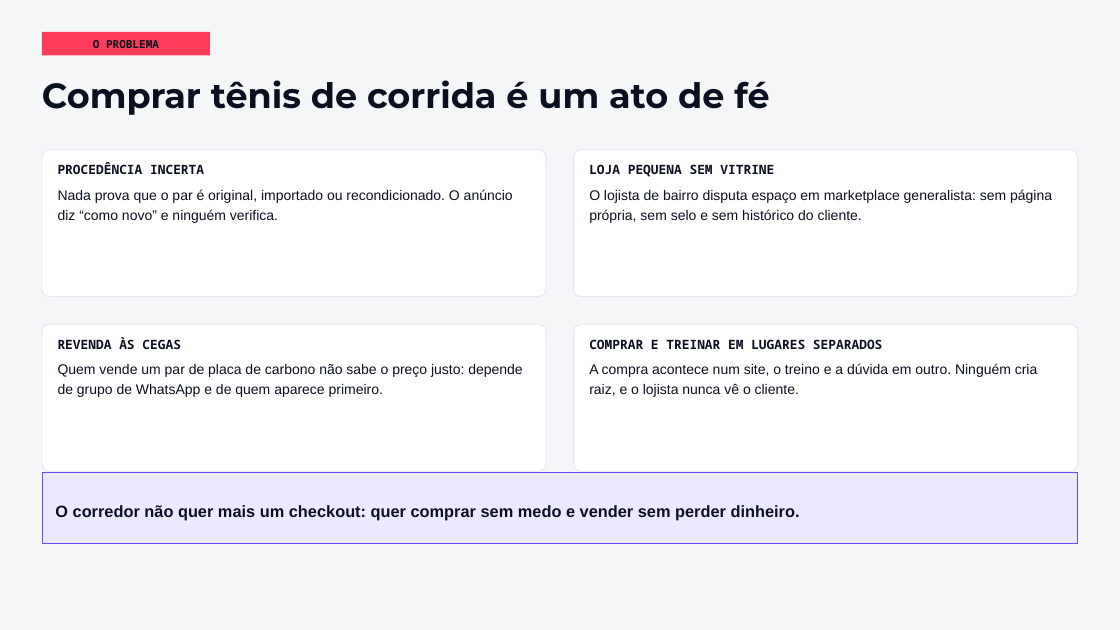
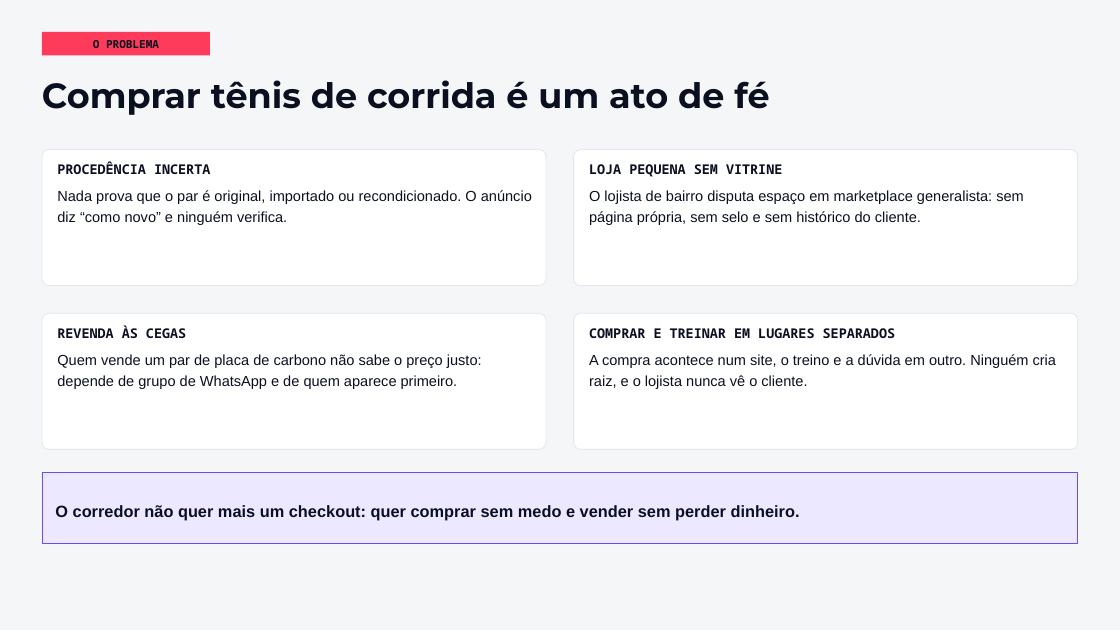
Before and after one commit to FeufeuP/-CoreMotion, a slide deck: slide 2 of docs/etapa-5/pessoa-4/apresentacao/CoreMotion-Pitch-animado.pptx. Drawn at 1120x630 pixels with LibreOffice and Linux fonts; fonts in the diff are those of the drawing. Boxes give left, top, right and bottom in pixels: in the first picture for what was removed or moved away, otherwise in the second. Text is boxed around its words. In the diff, an @@ line names an element or a change of style, - is before the commit and + after.

```diff
--- a/docs/etapa-5/pessoa-4/apresentacao/CoreMotion-Pitch-animado.pptx
+++ b/docs/etapa-5/pessoa-4/apresentacao/CoreMotion-Pitch-animado.pptx
@@ rounded rectangle "PROCEDÊNCIA INCERTA": place and size @@
-rounded rectangle "PROCEDÊNCIA INCERTA" at [42, 150, 546, 297]
+rounded rectangle "PROCEDÊNCIA INCERTA" at [42, 150, 546, 286]
@@ rounded rectangle "PROCEDÊNCIA INCERTA" at [42, 150, 546, 286]: size 11 to 11.5 pt in "PROCEDÊNCIA INCERTA"; size 12 to 12.5 pt in "Nada prova que o par é original, ..." @@
@@ rounded rectangle "LOJA PEQUENA SEM VITRINE": place and size @@
-rounded rectangle "LOJA PEQUENA SEM VITRINE" at [574, 150, 1078, 297]
+rounded rectangle "LOJA PEQUENA SEM VITRINE" at [574, 150, 1078, 286]
@@ rounded rectangle "LOJA PEQUENA SEM VITRINE" at [574, 150, 1078, 286]: size 11 to 11.5 pt in "LOJA PEQUENA SEM VITRINE"; size 12 to 12.5 pt in "O lojista de bairro disputa espaço em ..." @@
@@ rounded rectangle "REVENDA ÀS CEGAS": place and size @@
-rounded rectangle "REVENDA ÀS CEGAS" at [42, 324, 546, 471]
+rounded rectangle "REVENDA ÀS CEGAS" at [42, 313, 546, 450]
@@ rounded rectangle "REVENDA ÀS CEGAS" at [42, 313, 546, 450]: size 11 to 11.5 pt in "REVENDA ÀS CEGAS"; size 12 to 12.5 pt in "Quem vende um par de placa de ..." @@
@@ rounded rectangle "COMPRAR E TREINAR EM LUGARES ...": place and size @@
-rounded rectangle "COMPRAR E TREINAR EM LUGARES ..." at [574, 324, 1078, 471]
+rounded rectangle "COMPRAR E TREINAR EM LUGARES ..." at [574, 313, 1078, 450]
@@ rounded rectangle "COMPRAR E TREINAR EM LUGARES ..." at [574, 313, 1078, 450]: size 11 to 11.5 pt in "COMPRAR E TREINAR EM LUGARES SEPARADOS"; size 12 to 12.5 pt in "A compra acontece num site, o treino ..." @@
```
Also in this commit, not shown: 10 other slides changed, 5 other files.
